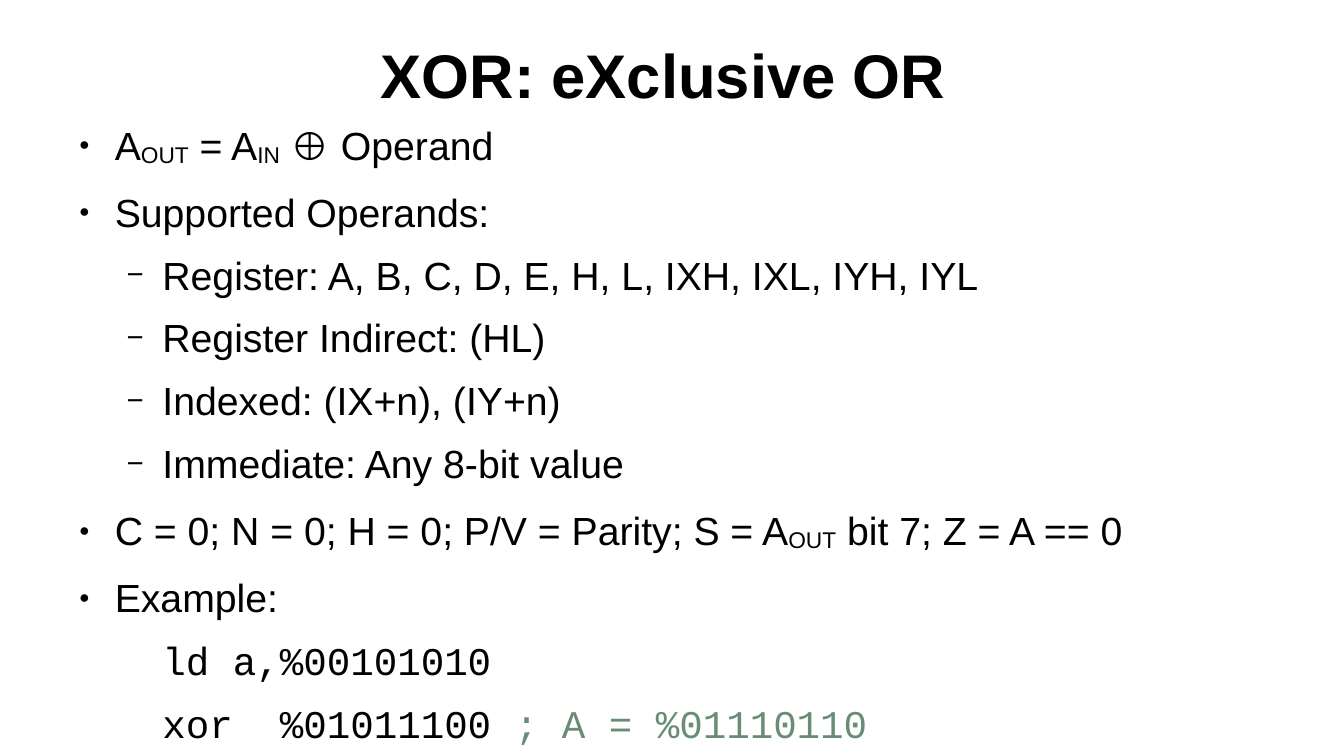
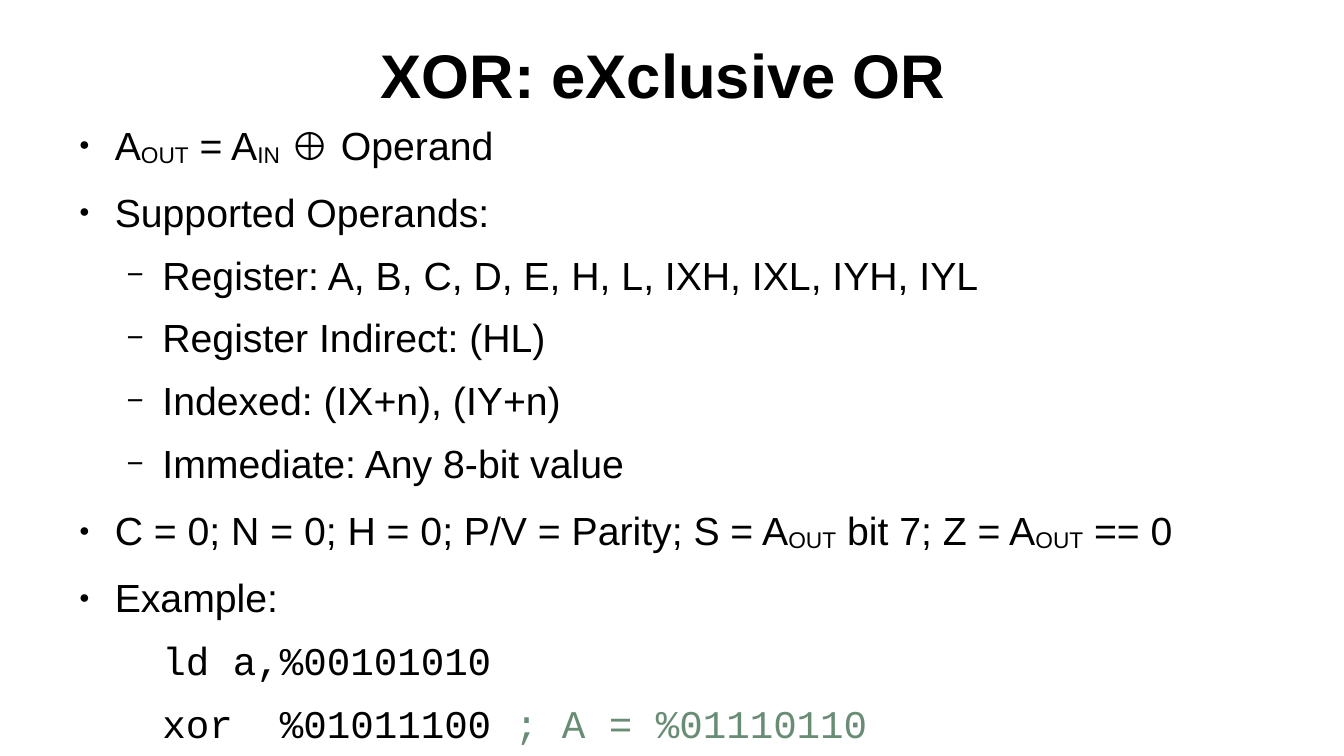
Before and after one commit to SlithyMatt/zxs-assembly-tutorial, a slide deck: slide 7 of Lesson7/Lesson7.odp. Drawn at 1344x756 pixels with LibreOffice and Linux fonts; fonts in the diff are those of the drawing. Boxes give left, top, right and bottom in pixels: in the first picture for what was removed or moved away, otherwise in the second. Text is boxed around its words. In the diff, an @@ line names an element or a change of style, - is before the commit and + after.

```diff
--- a/Lesson7/Lesson7.odp
+++ b/Lesson7/Lesson7.odp
@@ text at (115, 516, 1173, 553): text changed @@
-● C = 0; N = 0; H = 0; P/V = Parity; S = AOUT bit 7; Z = A == 0
+● C = 0; N = 0; H = 0; P/V = Parity; S = AOUT bit 7; Z = AOUT == 0
```
Also in this commit, not shown: 3 other slides changed, 14 slides added.
